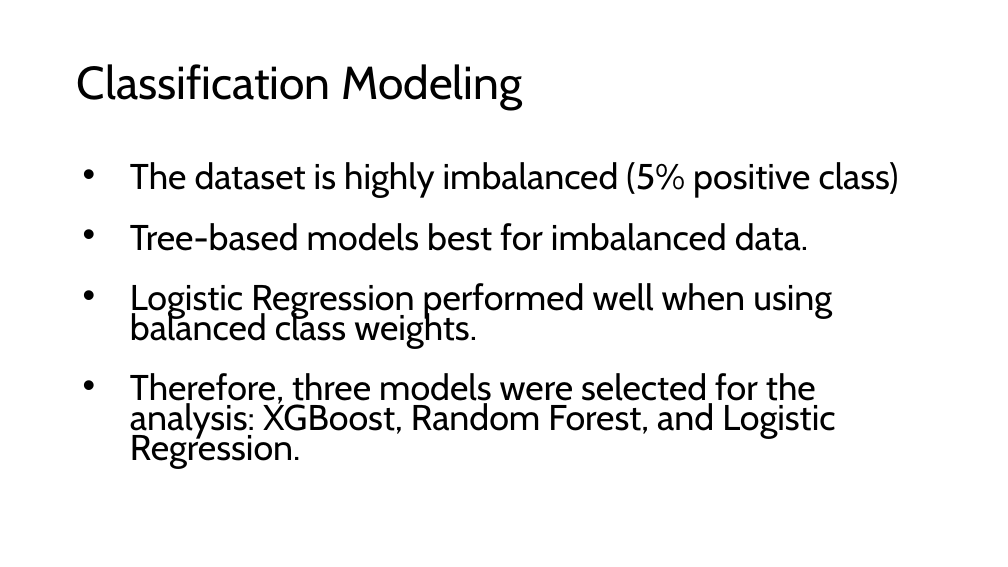
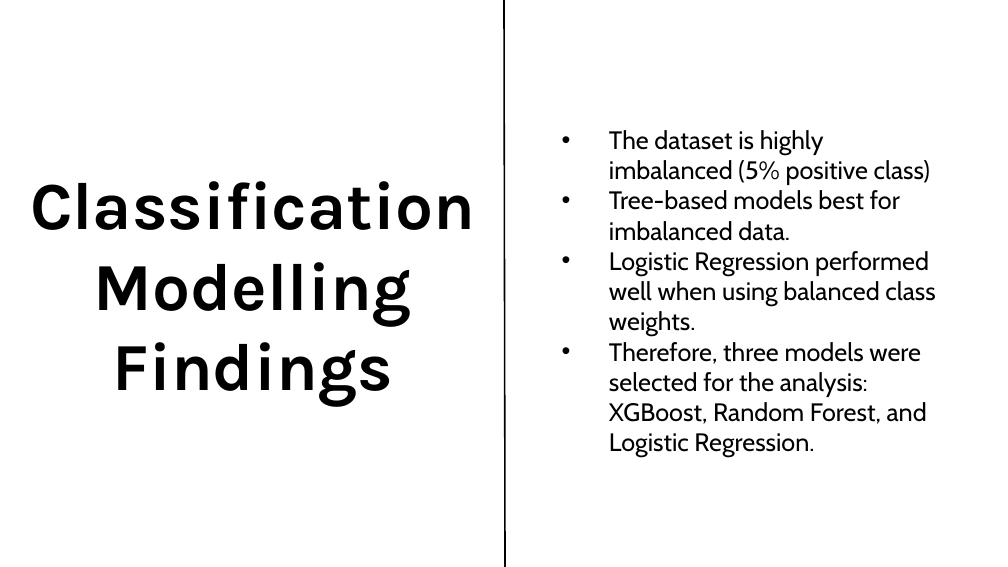
Before and after one commit to adnt01/stroke_factors_analysis, a slide deck: slide 9 of report_and_presentation/Cohort8_DS3_Presentation.pptx (slide 10 before the commit). Drawn at 1008x567 pixels with LibreOffice and Linux fonts; fonts in the diff are those of the drawing; background and template pictures are left out. Boxes give left, top, right and bottom in pixels: in the first picture for what was removed or moved away, otherwise in the second. Text is boxed around its words. In the diff, an @@ line names an element or a change of style, - is before the commit and + after.

```diff
--- a/report_and_presentation/Cohort8_DS3_Presentation.pptx
+++ b/report_and_presentation/Cohort8_DS3_Presentation.pptx
@@ line added from (505, 567) to (504, 0), #000000 1.5 pt @@
@@ title removed at <box>77,64,522,110</box> @@
-Classification Modeling
@@ text "The dataset is highly imbalanced ...": place and size @@
-text "The dataset is highly imbalanced ..." at <box>130,162,899,469</box>
+text "The dataset is highly imbalanced ..." at <box>609,130,935,457</box>
@@ text "The dataset is highly imbalanced ..." at <box>609,130,935,457</box>: size 34.1 to 24 pt; line spacing 0.7 to 1; vertical alignment middle to top @@
@@ text added at <box>30,181,475,407</box>, 64 pt, text #000000, bold @@
+Classification Modelling Findings
```
Also in this commit, not shown: 4 other slides changed, 7 slides added, 6 slides removed.
